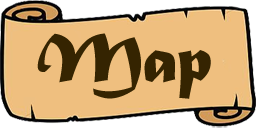
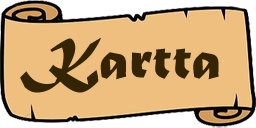
The second 256px x 128px image is a revision of the first. Changes to its layers:
renamed "Map" to "Kartta", painted on it over bbox(20, 33, 219, 99)
